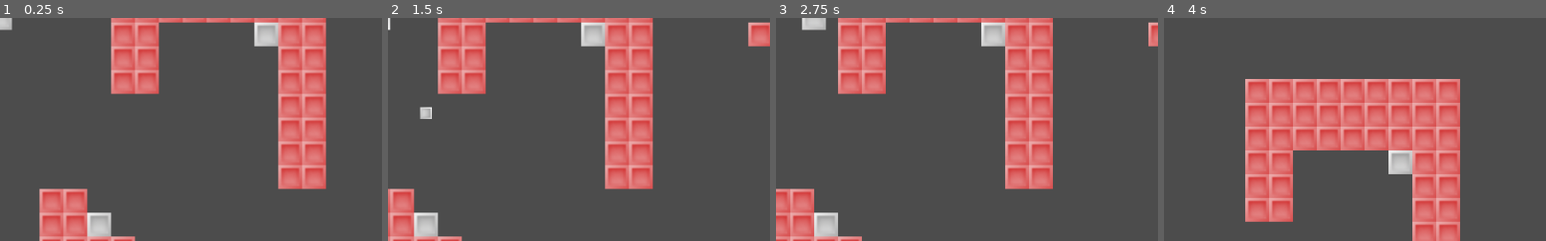
Above: before the commit, frames 1-4 (left to right).
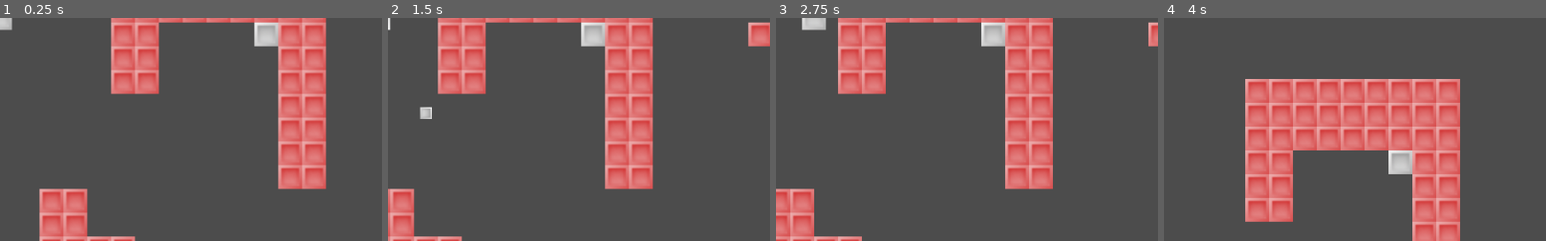
Above: after the commit, the same moments.

Repository: Blarfnip/icgdc_opendevelopment
Game: Godot game, scene res://colworld.tscn
Two runs of this game, one before a commit and one after it. Both use one fixed random seed, a clock stepped at 60 frames per second and the inputs below.
Inputs:
- Up to frame 1 (0.25 s): no input
- Up to frame 2 (1.5 s): tap Enter at 0.5 s; hold D (move_right) 0.53-1.28 s; hold Down (aim_bottom) 0.53-1.28 s; tap Space (fire) at 1.25 s; hold A (move_left) from 1.28 s (still down); tap Left (aim_left) at 1.35 s
- Up to frame 3 (2.75 s): release A (move_left) at 2.03 s; hold D (move_right) from 2.03 s (still down); hold Right (aim_right) from 2.03 s (still down)
- Up to frame 4 (4 s): release D (move_right) at 2.78 s; release Right (aim_right) at 2.78 s; hold W (move_up) 2.78-3.53 s; tap Up (aim_up) at 2.85 s; hold A (move_left) from 3.53 s (still down); hold Space (fire) from 3.53 s (still down)
The pictures show only the part of the screen within x 50-100%, y 50-100%; the shares and areas given below are measured in that part.

The runs differ from the first frame. In frame 1, 0.7% of the frame differs, in the area x 22-30%, y 87-99%; in frame 2, 0.7%, in the area x 6-14%, y 87-99%; in frame 3, 0.7%; in frame 4, nothing differs.

Commit message:
moved interaction cube

Diff:
--- a/project/colworld.tscn
+++ b/project/colworld.tscn
@@ -87,4 +87,4 @@
 
 [node name="Trigger2" parent="." index="3" instance=ExtResource( 3 )]
 
-position = Vector2( 200, 344 )
+position = Vector2( 232, 376 )
